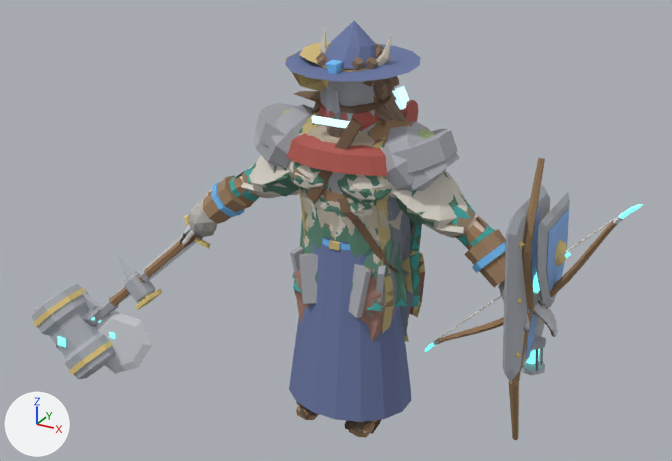
A saved change to the Blender file art/creator/humanoid_heavy/humanoid_heavy_masculine.blend.
Camera for both pictures: a 50 mm camera at (2.07, -3.93, 3.03) aimed at (-0.17, 0.15, 0.99). Arrows for +X, +Y and +Z are at lower left; the lights stay in place. The picture after the commit comes second.

Objects in the first picture: 'part.arms.bracers', 'part.back.long_coat', 'part.head.wide_hat', 'part.offhand.shield', 'part.offhand.tower_shield', 'part.shoulders.mantle', 'part.shoulders.pauldrons', 'part.shoulders.slabs', 'part.torso.ranger_tunic', 'part.torso.robe', 'part.torso.sleeved_shirt', 'part.weapon.great_axe', 'part.weapon.maul' and 40 more.
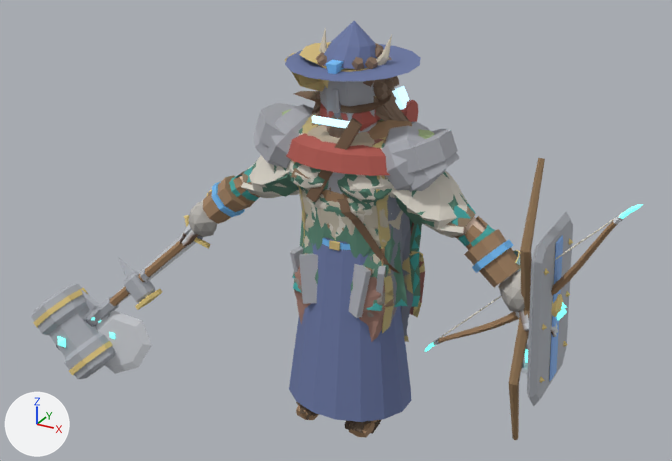
What differs and where, as boxes (x1, y1, x2, y2) in the pictures (672 x 461 px; the box of a moved part takes in the faces that stretch with it):
'part.offhand.tower_shield', reshaped
    before: (503, 185, 550, 382)
    after: (527, 211, 573, 406)
'part.offhand.shield', reshaped
    before: (537, 192, 571, 307)
    after: (551, 294, 567, 317)
part 1 of me_part_offhand_shield, moved or reshaped (not visible afterwards)
    before: (537, 192, 570, 307)
part 2 of me_part_offhand_shield, moved or reshaped (not visible afterwards)
    before: (547, 209, 569, 295)
part 3 of me_part_offhand_shield, moved or reshaped
    before: (555, 240, 567, 265)
    after: (551, 294, 563, 317)
part 4 of me_part_offhand_shield, moved or reshaped
    before: (565, 250, 571, 258)
    after: (561, 302, 567, 309)
part 5 of me_part_offhand_tower_shield, moved or reshaped
    before: (503, 185, 550, 382)
    after: (527, 211, 573, 406)
part 6 of me_part_offhand_tower_shield, moved or reshaped
    before: (526, 208, 539, 358)
    after: (549, 235, 563, 382)
part 7 of me_part_offhand_tower_shield, moved or reshaped
    before: (519, 241, 524, 248)
    after: (544, 268, 549, 275)
part 8 of me_part_offhand_tower_shield, moved or reshaped
    before: (533, 274, 540, 293)
    after: (556, 309, 567, 321)

The change in detail:
me_part_offhand_shield is used by ob_part_offhand_shield; location (0.0, 0.0, 0.0).
me_part_offhand_shield had 93 vertices, 77 faces and spanned x 0.954..1.137, y -0.175..0.246, z 0.873..1.417.
me_part_offhand_shield now has 93 vertices, 77 faces and spans x 0.954..1.148, y -0.186..0.236, z 0.63..1.15.
me_part_offhand_shield part 1: the loose piece of 21 vertices spanning x 1.021..1.082, y -0.175..0.246, z 0.897..1.417 is moved by (0.011, -0.011, -0.267).
me_part_offhand_shield part 2: the loose piece of 21 vertices spanning x 1.056..1.091, y -0.121..0.191, z 0.968..1.353 is moved by (0.011, -0.011, -0.267).
me_part_offhand_shield part 3: the loose piece of 17 vertices spanning x 1.075..1.123, y -0.03..0.1, z 1.123..1.253 is moved by (0.011, -0.011, -0.267).
me_part_offhand_shield part 4: the loose piece of 6 vertices spanning x 1.093..1.137, y 0.013..0.057, z 1.168..1.212 is moved by (0.011, -0.011, -0.267).
Other edits to the shape of me_part_offhand_shield do not show in these pictures.
me_part_offhand_tower_shield is used by ob_part_offhand_tower_shield; location (0.0, 0.0, 0.0).
me_part_offhand_tower_shield had 106 vertices, 104 faces and spanned x 0.913..1.048, y -0.314..0.249, z 0.599..1.459.
me_part_offhand_tower_shield now has 106 vertices, 104 faces and spans x 0.954..1.15, y -0.257..0.306, z 0.464..1.324.
me_part_offhand_tower_shield part 5: the loose piece of 24 vertices spanning x 0.913..1.005, y -0.314..0.249, z 0.599..1.459 is moved by (0.109, 0.057, -0.135).
me_part_offhand_tower_shield part 6: the loose piece of 12 vertices spanning x 0.96..1.014, y -0.084..0.019, z 0.661..1.4 is moved by (0.109, 0.057, -0.135).
me_part_offhand_tower_shield part 7: the loose piece of 6 vertices spanning x 0.951..0.987, y -0.24..-0.204, z 1.293..1.329 is moved by (0.109, 0.057, -0.135).
me_part_offhand_tower_shield part 8: the loose piece of 6 vertices spanning x 0.961..1.041, y -0.073..0.007, z 0.975..1.087 is moved by (0.109, 0.057, -0.135).
Other edits to the shape of me_part_offhand_tower_shield do not show in these pictures.
